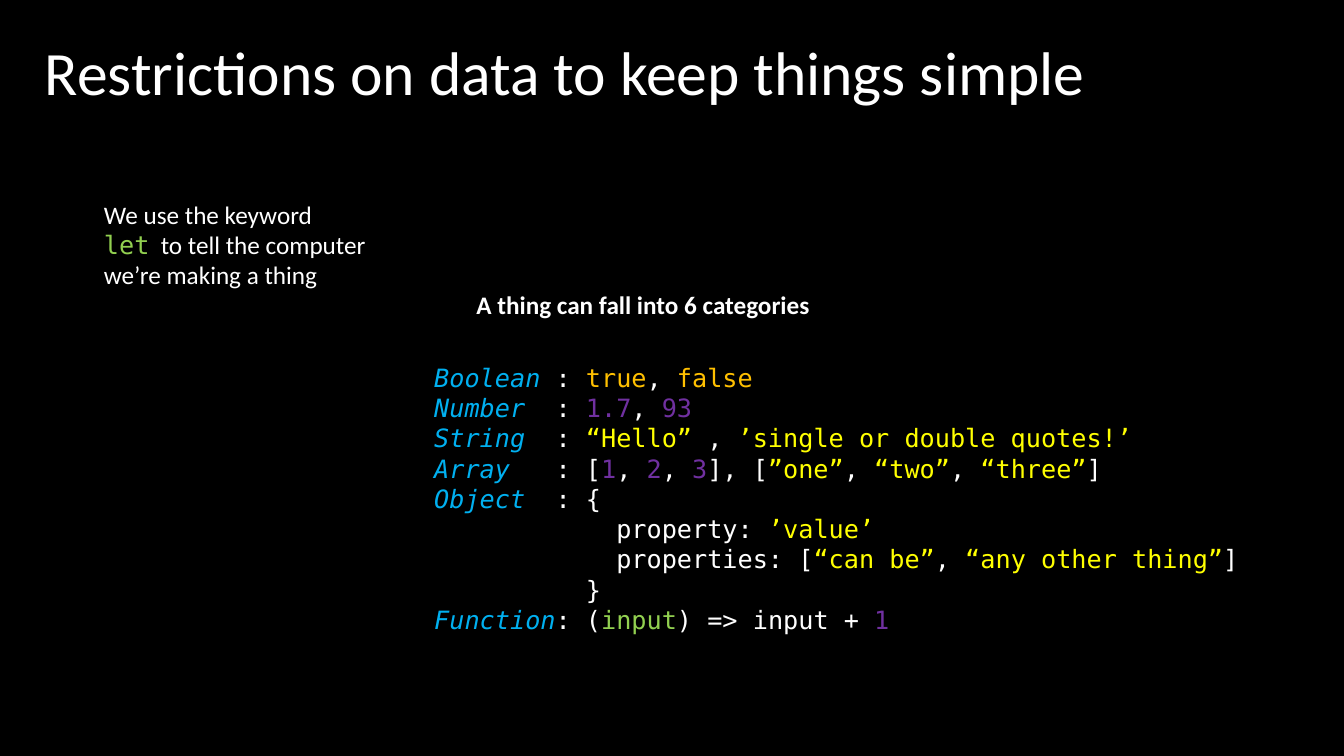
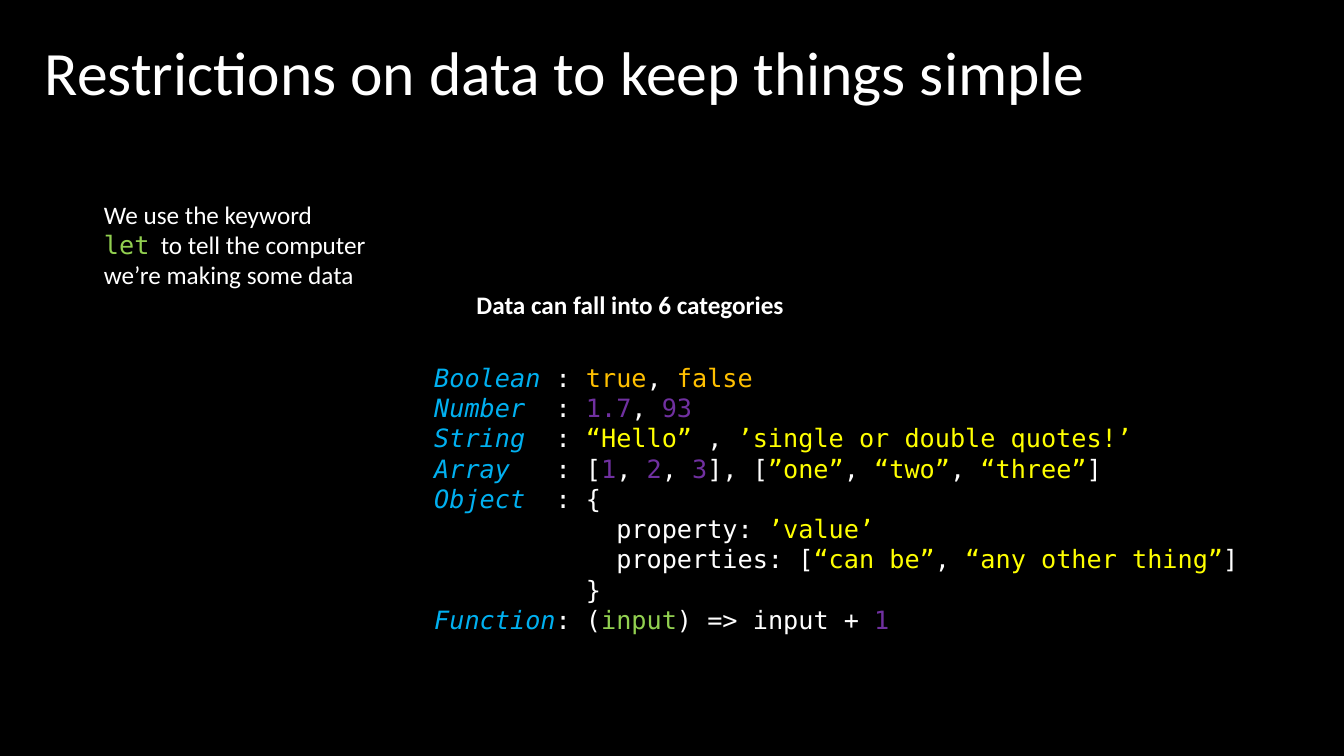
Before and after one commit to AesaKamar/teachkidstocode, a slide deck: slide 7 of 001_why_code/001.pptx. Drawn at 1344x756 pixels with LibreOffice and Linux fonts; fonts in the diff are those of the drawing. Boxes give left, top, right and bottom in pixels: in the first picture for what was removed or moved away, otherwise in the second. Text is boxed around its words. In the diff, an @@ line names an element or a change of style, - is before the commit and + after.

```diff
--- a/001_why_code/001.pptx
+++ b/001_why_code/001.pptx
@@ text at <box>104,234,366,289</box>: text changed @@
-let to tell the computer we’re making a thing
+let to tell the computer we’re making some data
@@ text at <box>476,296,784,319</box>: text changed @@
-A thing can fall into 6 categories
+Data can fall into 6 categories
```
Also in this commit, not shown: 1 other slide changed, 2 other files.
